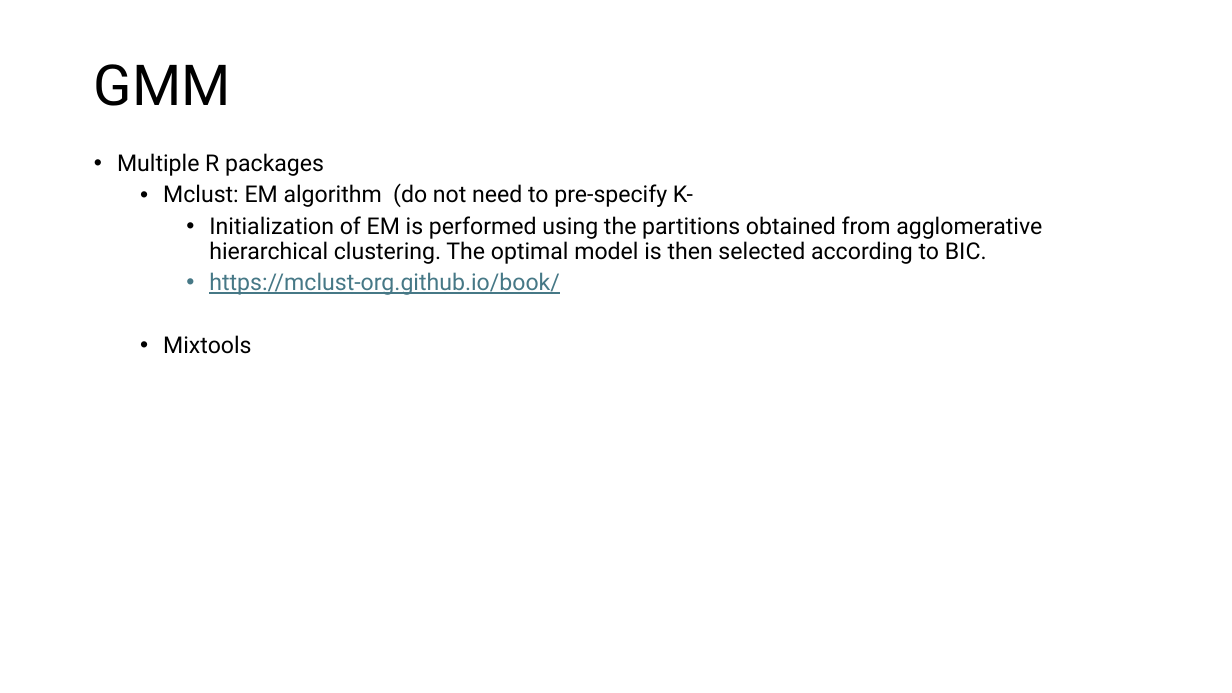
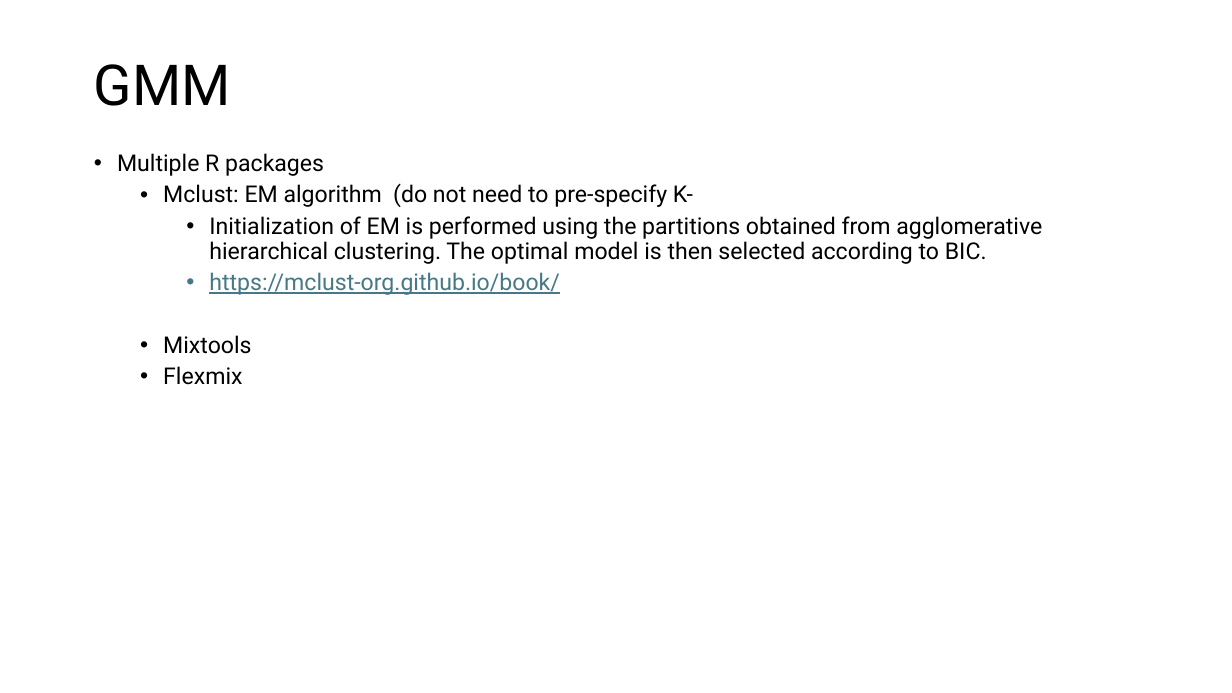
Before and after one commit to cbrodriguez01/ecbayesbinmix, a slide deck: slide 7 of otherclustering.pptx. Drawn at 1232x693 pixels with LibreOffice and Linux fonts; fonts in the diff are those of the drawing. Boxes give left, top, right and bottom in pixels: in the first picture for what was removed or moved away, otherwise in the second. Text is boxed around its words. In the diff, an @@ line names an element or a change of style, - is before the commit and + after.

```diff
--- a/otherclustering.pptx
+++ b/otherclustering.pptx
@@ text at (x1=163, y1=366, x2=242, y2=385): paragraph added @@
+  • Flexmix
```
Also in this commit, not shown: 1 other slide changed, 1 slide added, 1 slide removed, 9 other files.
